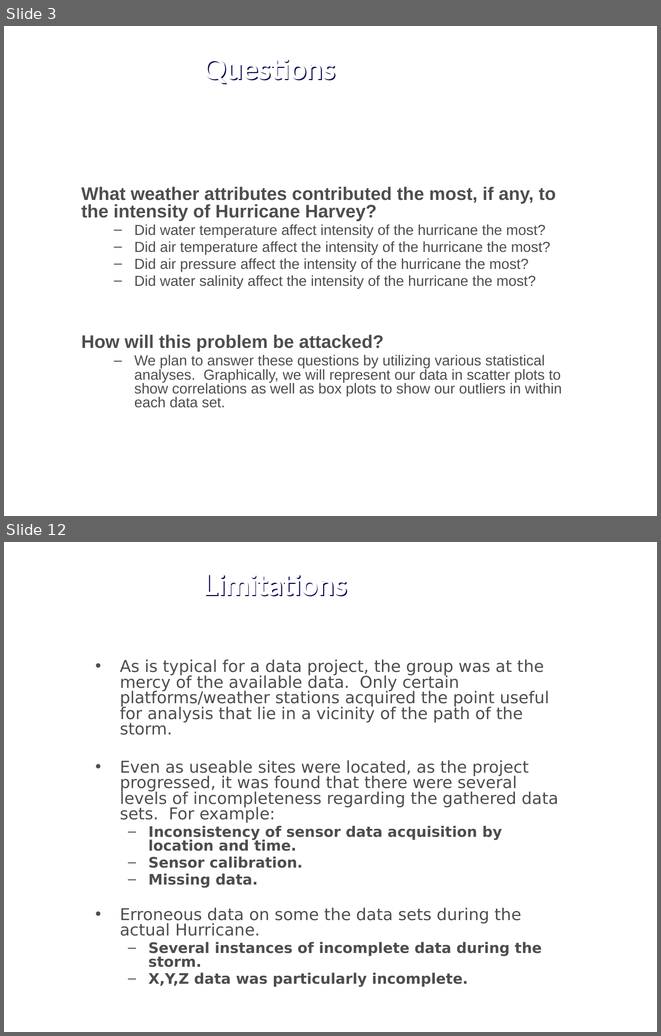
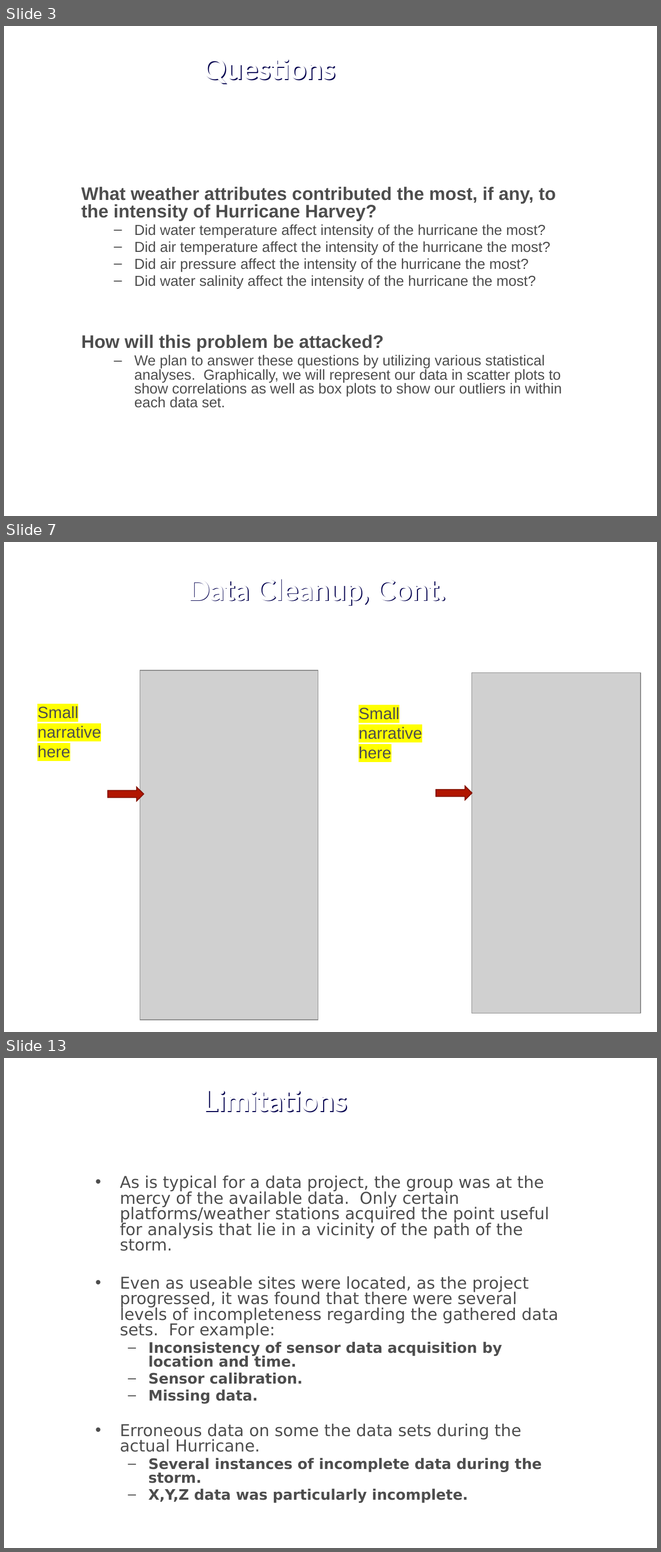
Before and after one commit to j1-aggie/Hurricane_Harvey_Analysis, a slide deck: Final Presentation__RobAdditions.pptx. Shown one above the other, each under a label of ours: slides 3 and 12 before the commit, slides 3, 7 and 13 after it; the slides between them are not shown. The pictures are 661x1036 and 661x1552 pixels, drawn with LibreOffice and Linux fonts; fonts in the diff are those of the drawing; grey boxes stand for pictures; background and template pictures are left out. Boxes give left, top, right and bottom in pixels: in the first picture for what was removed or moved away, otherwise in the second. Text is boxed around its words. In the diff, an @@ line names an element or a change of style, - is before the commit and + after.

```diff
--- a/Final Presentation__RobAdditions.pptx
+++ b/Final Presentation__RobAdditions.pptx
@@ slide 7 added at [4, 542, 657, 1032], background picture (left out) @@
@@ title added at [188, 579, 446, 606], 32 pt, text #FFFFFF, bold @@
+Data Cleanup, Cont.
@@ picture added at [140, 670, 318, 1020] @@
@@ picture added at [472, 672, 641, 1013] @@
@@ text added at [37, 706, 101, 758], 18 pt, text #4D4D4D @@
+Small narrative here
@@ text added at [359, 707, 422, 759], 18 pt, text #4D4D4D @@
+Small narrative here
@@ right arrow added at [108, 787, 144, 801], fill #B11600, outline #831000 1 pt @@
@@ right arrow added at [436, 786, 472, 799], fill #B11600, outline #831000 1 pt @@
@@ what was slide 12 is now slide 13 @@
```
Also in this commit, not shown: 8 slides changed.
